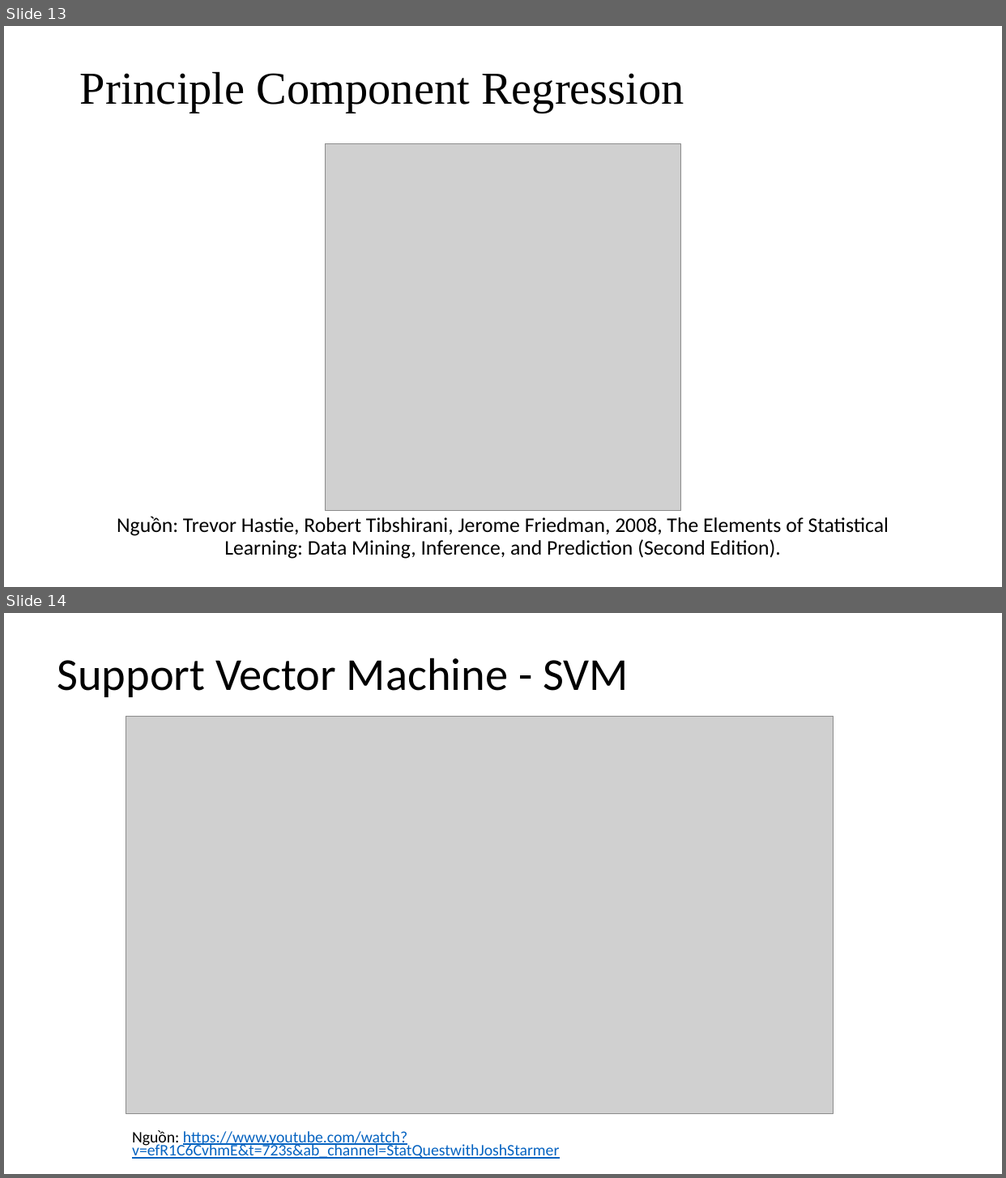
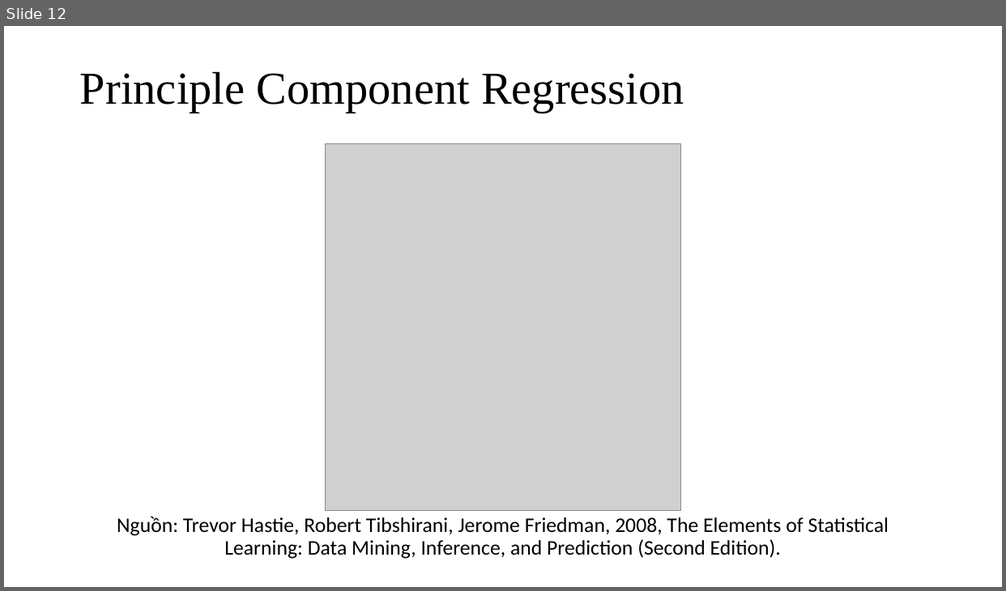
Before and after one commit to nguyenduyhanlam/Computer_vision, a slide deck: Face Recognition Algorithm Based on VGG Network Model.pptx. Shown one above the other, each under a label of ours: slides 13 and 14 before the commit, slide 12 after it. The pictures are 1006x1178 and 1006x591 pixels, drawn with LibreOffice and Linux fonts; fonts in the diff are those of the drawing; grey boxes stand for pictures. Boxes give left, top, right and bottom in pixels: in the first picture for what was removed or moved away, otherwise in the second. Text is boxed around its words. In the diff, an @@ line names an element or a change of style, - is before the commit and + after.

```diff
--- a/Face Recognition Algorithm Based on VGG Network Model.pptx
+++ b/Face Recognition Algorithm Based on VGG Network Model.pptx
@@ slide 14 removed at (4,613,1002,1174), background #FFFFFF @@
@@ title removed at (57,658,629,697) @@
-Support Vector Machine - SVM
@@ picture removed at (126,717,833,1114) @@
@@ text removed at (132,1131,559,1159) @@
-Nguồn: https://www.youtube.com/watch?v=efR1C6CvhmE&t=723s&ab_channel=StatQuestwithJoshStarmer
@@ what was slide 13 is now slide 12 @@
```
Also in this commit, not shown: 1 slide changed, 8 slides added, 1 other slide removed.
